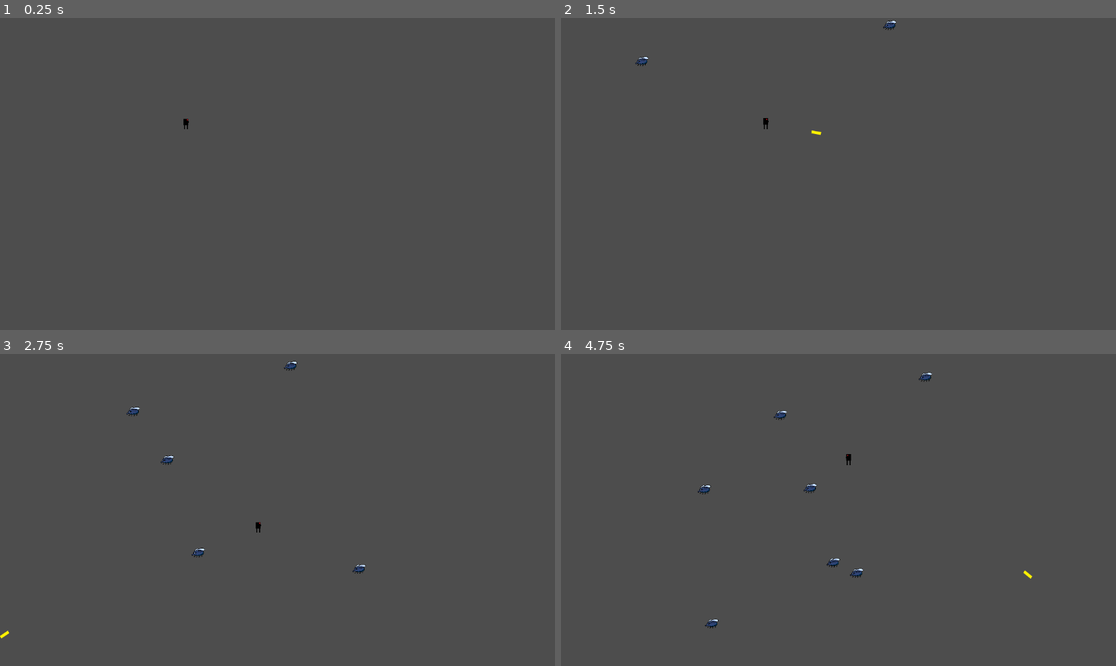
Above: before the commit, frames 1-4 (two rows, left to right).
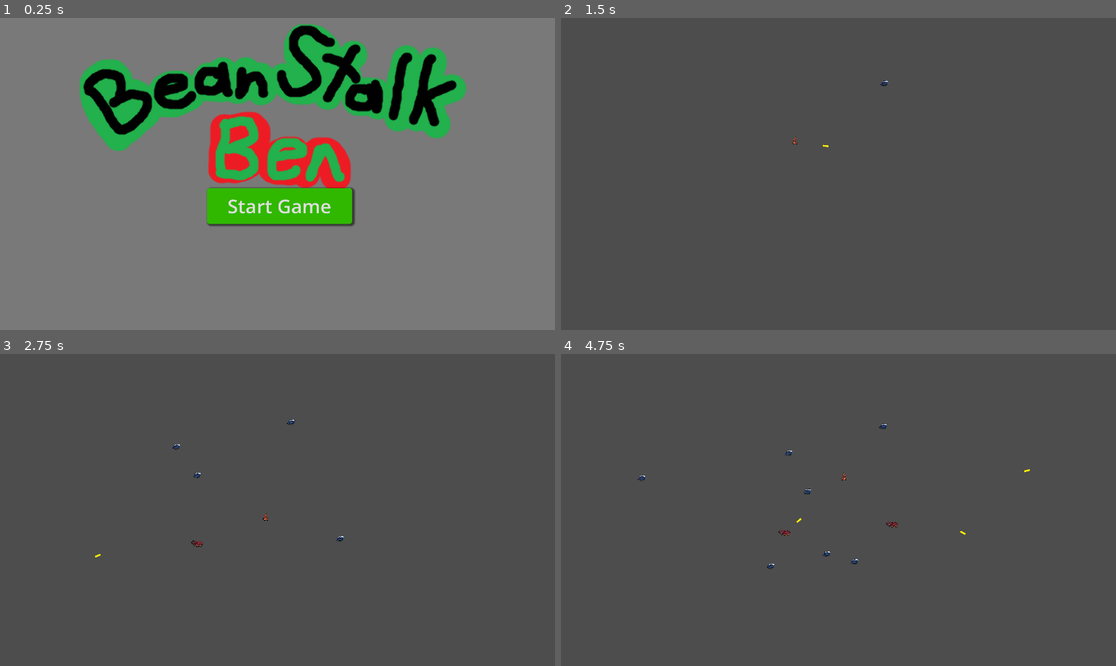
Above: after the commit, the same moments.

Repository: BIIGORANGE/bean-stalk-ben
Game: Godot game, scene res://Scenes/main_menu.tscn
Same seed, same stepped clock (60 frames per second), same inputs: the game is played once before the commit and once after it. Before the commit the project starts from res://Scenes/main.tscn.
Inputs (mouse positions are in pixels of both pictures, inside the frame that each line leads up to):
- Up to frame 1 (0.25 s): no input
- Up to frame 2 (1.5 s): click (838, 205) at 0.5 s, where only the run after the commit has a clickable "Start Game"; move the mouse to (960, 158) at 1.27 s; hold D (right) from 1.28 s (still down); click (960, 158) at 1.35 s
- Up to frame 3 (2.75 s): move the mouse to (166, 525) at 2.02 s; release D (right) at 2.03 s; hold Down (down) from 2.03 s (still down); click (166, 525) at 2.1 s
- Up to frame 4 (4.75 s): move the mouse to (894, 441) at 2.77 s; release Down (down) at 2.78 s; hold D (right) 2.78-3.53 s; click (894, 441) at 2.85 s; move the mouse to (810, 572) at 3.52 s; hold W (up) 3.53-4.28 s; click (810, 572) at 3.6 s; move the mouse to (1005, 556) at 4.27 s; hold A (left) from 4.28 s (still down); click (1005, 556) at 4.35 s

The runs differ from the first frame. In frame 1, 100% of the frame differs, in the area x 0-100%, y 0-100%; in frame 2, 0.2%; in frame 3, 0.4%; in frame 4, 0.6%.

Commit message:
beetles, enemy bullets, and main menu
-changed main scene screen to main_menu.tscn, which then plays main.tscn when the start is pressed.
-enemy bullet a modified copy of character bullet.
- beetle a copy of fly, but with a changed move() function (constantly moves to player position from current position.)
-changed kill_zone.gd to check for groups instead of player itself to fix pathing issues when new kill_zone.tscn's were instantiated in the scene
-changed player sprite to Bean Stalk Ben art.

Diff:
--- /dev/null
+++ b/hair-game/Scenes/bean_stalk.tscn
@@ -0,0 +1,22 @@
+[gd_scene format=3 uid="uid://b4ul1ksjbr35i"]
+
+[ext_resource type="Texture2D" uid="uid://cwqql8bnmw848" path="res://Assets/bean_stalk.png" id="1_mfbeu"]
+
+[sub_resource type="GDScript" id="GDScript_mfbeu"]
+script/source = "extends Sprite2D
+
+
+# Called when the node enters the scene tree for the first time.
+func _ready() -> void:
+	pass # Replace with function body.
+
+
+# Called every frame. 'delta' is the elapsed time since the previous frame.
+func _process(delta: float) -> void:
+	pass
+"
+
+[node name="BeanStalk" type="Sprite2D" unique_id=1516753122]
+scale = Vector2(0.15384614, 0.17708328)
+texture = ExtResource("1_mfbeu")
+script = SubResource("GDScript_mfbeu")
--- a/hair-game/Scenes/beetle.tscn
+++ b/hair-game/Scenes/beetle.tscn
@@ -1,5 +1,36 @@
-[gd_scene format=3 uid="uid://w7d5nmt5dip0"]
+[gd_scene format=3 uid="uid://d4jiaaggaeq80"]
 
-[node name="Beetle" type="CharacterBody2D" unique_id=1111817727]
+[ext_resource type="Script" uid="uid://b4ej6rhwbiyyd" path="res://Scripts/beetle.gd" id="1_yet8e"]
+[ext_resource type="Texture2D" uid="uid://igxmtyxch68f" path="res://Assets/beetle.png" id="2_yet8e"]
+[ext_resource type="PackedScene" uid="uid://cxm6nickop3uw" path="res://Scenes/kill_zone.tscn" id="3_58jf6"]
 
-[node name="Sprite2D" type="Sprite2D" parent="." unique_id=401277704]
+[sub_resource type="CircleShape2D" id="CircleShape2D_6cv6t"]
+radius = 4.4505944
+
+[node name="Beetle" type="CharacterBody2D" unique_id=1502015250 groups=["enemy"]]
+collision_mask = 3
+script = ExtResource("1_yet8e")
+
+[node name="Sprite2D" type="Sprite2D" parent="." unique_id=1392128246]
+scale = Vector2(0.20754713, 0.20754717)
+texture = ExtResource("2_yet8e")
+
+[node name="KillZone" parent="." unique_id=2060245069 instance=ExtResource("3_58jf6")]
+scale = Vector2(2.9096723, -1.565917)
+collision_mask = 3
+
+[node name="CollisionShape2D" type="CollisionShape2D" parent="KillZone" unique_id=510552353]
+position = Vector2(1.3747252, 0.63860345)
+scale = Vector2(1.2886921, 1)
+shape = SubResource("CircleShape2D_6cv6t")
+
+[node name="MoveTimer" type="Timer" parent="." unique_id=975876000]
+wait_time = 2.0
+
+[node name="DropTimer" type="Timer" parent="." unique_id=1132620306]
+
+[node name="ShootTimer" type="Timer" parent="." unique_id=1345873962]
+
+[connection signal="timeout" from="MoveTimer" to="." method="_on_timer_timeout"]
+[connection signal="timeout" from="MoveTimer" to="." method="_on_move_timer_timeout"]
+[connection signal="timeout" from="ShootTimer" to="." method="_on_shoot_timer_timeout"]
--- /dev/null
+++ b/hair-game/Scenes/enemy_bullet.tscn
@@ -0,0 +1,23 @@
+[gd_scene format=3 uid="uid://gcmhlqprigf"]
+
+[ext_resource type="Script" uid="uid://1ihfpx03jl74" path="res://Scripts/enemy_bullet.gd" id="1_b6yqb"]
+[ext_resource type="Texture2D" uid="uid://bjtipgb55uvfu" path="res://Assets/bullet.png" id="2_b6yqb"]
+[ext_resource type="PackedScene" uid="uid://cxm6nickop3uw" path="res://Scenes/kill_zone.tscn" id="3_b6yqb"]
+
+[sub_resource type="RectangleShape2D" id="RectangleShape2D_36hc0"]
+size = Vector2(20, 6)
+
+[node name="EnemyBullet" type="Area2D" unique_id=686064506]
+scale = Vector2(0.9936105, 1)
+script = ExtResource("1_b6yqb")
+
+[node name="Sprite2D" type="Sprite2D" parent="." unique_id=749093469]
+texture = ExtResource("2_b6yqb")
+
+[node name="KillZone" parent="." unique_id=2060245069 instance=ExtResource("3_b6yqb")]
+
+[node name="CollisionShape2D" type="CollisionShape2D" parent="KillZone" unique_id=1566635566]
+position = Vector2(0, -1)
+shape = SubResource("RectangleShape2D_36hc0")
+
+[connection signal="area_entered" from="." to="." method="_on_area_entered"]
--- a/hair-game/Scenes/fly.tscn
+++ b/hair-game/Scenes/fly.tscn
@@ -7,7 +7,7 @@
 [sub_resource type="CircleShape2D" id="CircleShape2D_6cv6t"]
 radius = 3.1622777
 
-[node name="Fly" type="CharacterBody2D" unique_id=1502015250]
+[node name="Fly" type="CharacterBody2D" unique_id=1502015250 groups=["enemy"]]
 collision_mask = 3
 script = ExtResource("1_3o03e")
 
--- a/hair-game/Scenes/main.tscn
+++ b/hair-game/Scenes/main.tscn
@@ -5,9 +5,11 @@
 
 [sub_resource type="WorldBoundaryShape2D" id="WorldBoundaryShape2D_jjgbg"]
 normal = Vector2(1, 0)
+distance = -382.0
 
 [sub_resource type="WorldBoundaryShape2D" id="WorldBoundaryShape2D_bo1nx"]
 normal = Vector2(-1, 0)
+distance = -215.00995
 
 [node name="Main" type="Node2D" unique_id=2106804261]
 position = Vector2(-150, -121)
@@ -21,6 +23,9 @@
 
 [node name="FlySpawnTimer" type="Timer" parent="GameManager" unique_id=1181786278]
 wait_time = 0.54
+
+[node name="BeetleSpawnTimer" type="Timer" parent="GameManager" unique_id=1364508864]
+wait_time = 2.072
 
 [node name="Camera2D" type="Camera2D" parent="." unique_id=2093786627]
 position = Vector2(191, 108)
@@ -38,7 +43,7 @@
 position = Vector2(332, -122)
 
 [node name="CollisionShape2D" type="CollisionShape2D" parent="Borders/RightBorder" unique_id=156981628]
-position = Vector2(284, 0)
+position = Vector2(454, 0)
 shape = SubResource("WorldBoundaryShape2D_bo1nx")
 
 [node name="TopBorder" type="StaticBody2D" parent="Borders" unique_id=753493147]
@@ -63,3 +68,4 @@
 
 [connection signal="timeout" from="GameManager/RestartTimer" to="GameManager" method="_on_timer_timeout"]
 [connection signal="timeout" from="GameManager/FlySpawnTimer" to="GameManager" method="_on_fly_spawn_timer_timeout"]
+[connection signal="timeout" from="GameManager/BeetleSpawnTimer" to="GameManager" method="_on_beetle_spawn_timer_timeout"]
--- /dev/null
+++ b/hair-game/Scenes/main_menu.gd
@@ -0,0 +1,15 @@
+extends Control
+
+
+# Called when the node enters the scene tree for the first time.
+func _ready() -> void:
+	pass # Replace with function body.
+
+
+# Called every frame. 'delta' is the elapsed time since the previous frame.
+func _process(delta: float) -> void:
+	pass
+
+
+func _on_button_pressed() -> void:
+	get_tree().change_scene_to_file("res://Scenes/main.tscn")
--- /dev/null
+++ b/hair-game/Scenes/main_menu.tscn
@@ -0,0 +1,78 @@
+[gd_scene format=3 uid="uid://drfghkb00ibv3"]
+
+[ext_resource type="Texture2D" uid="uid://mdqyjc8ucmgl" path="res://Assets/logo.png" id="1_28flt"]
+[ext_resource type="Script" uid="uid://o4n2rxcs5jak" path="res://Scenes/main_menu.gd" id="1_48xlc"]
+
+[sub_resource type="StyleBoxFlat" id="StyleBoxFlat_1ehe0"]
+bg_color = Color(0.6, 0.6, 0.6, 0.58431375)
+
+[sub_resource type="StyleBoxFlat" id="StyleBoxFlat_erv1k"]
+bg_color = Color(0.1898537, 0.72046924, 0, 1)
+corner_radius_top_left = 10
+corner_radius_top_right = 10
+corner_radius_bottom_right = 10
+corner_radius_bottom_left = 10
+corner_detail = 20
+shadow_color = Color(0, 0, 0, 0.5411765)
+shadow_size = 8
+shadow_offset = Vector2(5, 3)
+
+[sub_resource type="StyleBoxFlat" id="StyleBoxFlat_28flt"]
+bg_color = Color(0.14093566, 0.36982986, 0.12993114, 1)
+corner_radius_top_left = 10
+corner_radius_top_right = 10
+corner_radius_bottom_right = 10
+corner_radius_bottom_left = 10
+shadow_size = 5
+shadow_offset = Vector2(5, 3)
+
+[sub_resource type="StyleBoxFlat" id="StyleBoxFlat_48xlc"]
+bg_color = Color(0.34037527, 0.694679, 0.31568778, 1)
+corner_radius_top_left = 10
+corner_radius_top_right = 10
+corner_radius_bottom_right = 10
+corner_radius_bottom_left = 10
+
+[node name="MainMenu" type="Control" unique_id=1035536316]
+layout_mode = 3
+anchors_preset = 15
+anchor_right = 1.0
+anchor_bottom = 1.0
+grow_horizontal = 2
+grow_vertical = 2
+script = ExtResource("1_48xlc")
+
+[node name="Panel" type="Panel" parent="." unique_id=1609307730]
+layout_mode = 0
+offset_right = 1922.0
+offset_bottom = 1085.0
+theme_override_styles/panel = SubResource("StyleBoxFlat_1ehe0")
+
+[node name="TextureRect" type="TextureRect" parent="." unique_id=960884667]
+layout_mode = 0
+offset_left = 179.0
+offset_top = -47.0
+offset_right = 1860.4663
+offset_bottom = 760.0
+texture = ExtResource("1_28flt")
+
+[node name="Button" type="Button" parent="." unique_id=445876280]
+layout_mode = 1
+anchors_preset = 8
+anchor_left = 0.5
+anchor_top = 0.5
+anchor_right = 0.5
+anchor_bottom = 0.5
+offset_left = -244.0
+offset_top = 49.0
+offset_right = 258.20007
+offset_bottom = 173.0
+grow_horizontal = 2
+grow_vertical = 2
+theme_override_font_sizes/font_size = 66
+theme_override_styles/normal = SubResource("StyleBoxFlat_erv1k")
+theme_override_styles/pressed = SubResource("StyleBoxFlat_28flt")
+theme_override_styles/hover = SubResource("StyleBoxFlat_48xlc")
+text = "Start Game"
+
+[connection signal="pressed" from="Button" to="." method="_on_button_pressed"]
--- a/hair-game/Scenes/player.tscn
+++ b/hair-game/Scenes/player.tscn
@@ -1,66 +1,19 @@
 [gd_scene format=3 uid="uid://dnrespatkrum5"]
 
 [ext_resource type="Script" uid="uid://cwwqcnbwy6e2p" path="res://Scripts/player.gd" id="1_6t5aa"]
-[ext_resource type="Texture2D" uid="uid://cnixhoe7nu148" path="res://Assets/boogie_man_idle.png" id="1_cvnsp"]
-[ext_resource type="Texture2D" uid="uid://dk260kpnjpe1f" path="res://Assets/boogie_man_walk.png" id="1_v0iea"]
-[ext_resource type="Script" uid="uid://0uvqaskof0dd" path="res://Scripts/gun.gd" id="4_vgqql"]
-
-[sub_resource type="AtlasTexture" id="AtlasTexture_6t5aa"]
-atlas = ExtResource("1_cvnsp")
-region = Rect2(0, 0, 12, 23)
-
-[sub_resource type="AtlasTexture" id="AtlasTexture_vgqql"]
-atlas = ExtResource("1_cvnsp")
-region = Rect2(12, 0, 12, 23)
-
-[sub_resource type="AtlasTexture" id="AtlasTexture_bo1nx"]
-atlas = ExtResource("1_v0iea")
-region = Rect2(0, 0, 13, 23)
-
-[sub_resource type="AtlasTexture" id="AtlasTexture_8gbba"]
-atlas = ExtResource("1_v0iea")
-region = Rect2(13, 0, 13, 23)
-
-[sub_resource type="SpriteFrames" id="SpriteFrames_jjvhh"]
-animations = [{
-"frames": [{
-"duration": 1.0,
-"texture": SubResource("AtlasTexture_6t5aa")
-}, {
-"duration": 1.0,
-"texture": SubResource("AtlasTexture_vgqql")
-}],
-"loop": true,
-"name": &"idle",
-"speed": 2.5
-}, {
-"frames": [{
-"duration": 1.0,
-"texture": SubResource("AtlasTexture_bo1nx")
-}, {
-"duration": 1.0,
-"texture": SubResource("AtlasTexture_8gbba")
-}],
-"loop": true,
-"name": &"walk",
-"speed": 5.0
-}]
+[ext_resource type="Texture2D" uid="uid://chb8ipnc02u2a" path="res://Assets/bean.png" id="3_6t5aa"]
 
 [sub_resource type="RectangleShape2D" id="RectangleShape2D_kry3j"]
-size = Vector2(10, 15)
+size = Vector2(13, 18)
 
 [node name="Player" type="CharacterBody2D" unique_id=1167191834 groups=["player"]]
 script = ExtResource("1_6t5aa")
 
-[node name="AnimatedSprite2D" type="AnimatedSprite2D" parent="." unique_id=1611507406]
-position = Vector2(1, 4)
-sprite_frames = SubResource("SpriteFrames_jjvhh")
-animation = &"idle"
-autoplay = "idle"
-frame_progress = 0.77042884
-
 [node name="CollisionShape2D" type="CollisionShape2D" parent="." unique_id=679252106]
+position = Vector2(0, -4.25)
 shape = SubResource("RectangleShape2D_kry3j")
 
-[node name="gun" type="Node2D" parent="." unique_id=624833219]
-script = ExtResource("4_vgqql")
+[node name="Sprite2D" type="Sprite2D" parent="." unique_id=1039063892]
+position = Vector2(0, -7)
+scale = Vector2(0.13000001, 0.13000001)
+texture = ExtResource("3_6t5aa")
--- /dev/null
+++ b/hair-game/Scripts/beetle.gd
@@ -0,0 +1,62 @@
+extends CharacterBody2D
+
+const SPEED = 50
+var health = 2
+
+
+var player
+var beetle: CharacterBody2D = self
+var game_manager: Node
+
+@onready var move_timer: Timer = $MoveTimer
+@onready var drop_timer: Timer = $DropTimer
+@onready var shoot_timer: Timer = $ShootTimer
+
+
+@onready var health_pickup = preload("res://Scenes/health.tscn")
+var move_direction: Vector2 = Vector2(0,0)
+var enemy_bullet = preload("res://Scenes/enemy_bullet.tscn")
+
+
+
+#Runs once at game start
+func _ready() -> void:
+	randomize()
+	timers_start()
+
+func _on_shoot_timer_timeout() -> void:
+	var spawn_pos = self.global_position
+	var player_pos = player.global_position
+	var fire_direction = (player_pos - spawn_pos).normalized()
+	var instance = enemy_bullet.instantiate()
+	add_child(instance)
+	instance.global_position = spawn_pos
+	instance.velocity = fire_direction * instance.speed
+
+func timers_start():
+	if beetle: #characterbody exists
+		move_timer.start()
+		shoot_timer.start()
+
+func _on_move_timer_timeout() -> void:
+	move_timer.start()
+
+func move(delta):
+	#PICK A DIRECTION BASED ON VECTOR2 POINT
+	move_direction = global_position.direction_to(Vector2(player.global_position))
+	#MOVE TOWARDS POINT
+	velocity = move_direction * SPEED
+
+func die():
+	if game_manager:
+		game_manager.drop_health_pickup(global_position)
+	queue_free()
+
+func subtract_health():
+	health -= 1
+
+func _process(delta: float) -> void:
+	if health == 0:
+		die()
+	move(delta)
+	move_and_slide()
--- /dev/null
+++ b/hair-game/Scripts/enemy_bullet.gd
@@ -0,0 +1,16 @@
+extends Area2D
+
+var speed = 800
+var velocity = Vector2.ZERO
+@onready var health_pickup = "res://Scenes/health.tscn"
+
+func _process(delta: float) -> void:
+	rotation = velocity.angle()
+	position += velocity * delta
+
+func subtract_health():
+	if is_in_group("player"):
+		queue_free()
+
+func _on_area_entered(area: Area2D) -> void:
+	subtract_health()
--- a/hair-game/Scripts/fly.gd
+++ b/hair-game/Scripts/fly.gd
@@ -3,6 +3,7 @@
 const SPEED = 90
 var health = 1
 
+var player
 @onready var fly: CharacterBody2D = $"."
 @onready var move_timer: Timer = $MoveTimer
 @onready var drop_timer: Timer = $DropTimer
--- a/hair-game/Scripts/game_manager.gd
+++ b/hair-game/Scripts/game_manager.gd
@@ -1,10 +1,12 @@
 extends Node
 
+@onready var player: CharacterBody2D = %Player
+@onready var beetle_spawn_timer: Timer = $BeetleSpawnTimer
 @onready var restart_timer: Timer = $RestartTimer
 @onready var fly_spawn_timer: Timer = $FlySpawnTimer
 @onready var fly = preload("res://Scenes/fly.tscn")
-@onready var health_pickup = preload("uid://bitqp1o8xklk7")
-
+@onready var health_pickup = preload("res://Scenes/health.tscn")
+@onready var beetle = preload("res://Scenes/beetle.tscn")
 
 var r_numberx = randf_range(-550, 925)
 var r_numbery = randf_range(-320,300)
@@ -15,6 +17,7 @@
 
 func start_spawn():
 	fly_spawn_timer.start()
+	beetle_spawn_timer.start()
 
 func drop_health_pickup(pos: Vector2):
 	var instance = health_pickup.instantiate()
@@ -26,12 +29,18 @@
 	add_sibling(instance)
 	instance.position = Vector2(r_numberx,r_numbery)
 	instance.game_manager = self
-
+	instance.player = player
 
 func _on_fly_spawn_timer_timeout() -> void:
 	r_numberx = randf_range(-600, 500)
 	r_numbery = randf_range(-300,300)
 	random_spawn(fly)
+
+func _on_beetle_spawn_timer_timeout() -> void:
+	r_numberx = randf_range(-600, 500)
+	r_numbery = randf_range(-300,300)
+	random_spawn(beetle)
+
 
 func restart_game():
 	Engine.time_scale = 0.2
--- a/hair-game/Scripts/kill_zone.gd
+++ b/hair-game/Scripts/kill_zone.gd
@@ -1,10 +1,9 @@
 extends Area2D
 
-@onready var player: CharacterBody2D = $"../../Player"
 
 func _on_body_entered(body: Node2D) -> void:
-	if body == player:
-		player.subtract_health()
+	if body.is_in_group("player"):
+		body.subtract_health()
 
 func _on_area_entered(area: Area2D) -> void:
 	if area.is_in_group("player_bullet"):
--- a/hair-game/Scripts/player.gd
+++ b/hair-game/Scripts/player.gd
@@ -1,58 +1,57 @@
 extends CharacterBody2D
 @export var speed = 250
 @onready var game_manager: Node = %GameManager
-@onready var animated_sprite: AnimatedSprite2D = $AnimatedSprite2D
+@onready var sprite: Sprite2D = $Sprite2D
 @onready var collision_shape: CollisionShape2D = $CollisionShape2D
 @onready var bullet = preload("res://Scenes/character_bullet.tscn")
-@onready var gun: Node2D = $gun
-
+var stalk = preload("res://Scenes/bean_stalk.tscn")
 
 var health = 0
-
+var current_height = 18
 
 func change_height():
 	var height = health
 	collision_shape.scale.y =  height
-	collision_shape.position.y = ((height * 15)/2) * -1
+	collision_shape.position.y = ((height * current_height)/2) * -1
 
 func _ready() -> void:
 	health += 1
 	change_height()
-	pass
 
 func add_health():
 	health = health + 1
 	change_height()
 	print(health)
+	var stalk_instance = stalk.instantiate()
+	add_child(stalk_instance)
 
 func subtract_health():
 	health -= 1
+	var stalk_instance = stalk.instantiate()
 	print(health)
 	change_height()
+
+	remove_child(stalk_instance)
 	if health == 0:
 		#die
 		game_manager.restart_game()
+
 func shoot():
 	var instance = bullet.instantiate()
-
 	var mouse_pos = get_global_mouse_position()
-	var spawn_pos = gun.global_position
-
+	var spawn_pos = self.global_position
 	var direction = (mouse_pos - spawn_pos).normalized()
-	print(direction)
 	instance.global_position = spawn_pos
 	instance.velocity = direction * instance.speed
-
-
 	get_tree().current_scene.get_parent().add_child(instance)
 
 func get_input():
 	var input_direction = Input.get_vector("left", "right", "up", "down")
 	velocity = input_direction * speed
 	if Input.is_action_just_pressed("right"):
-		animated_sprite.flip_h = false
+		sprite.flip_h = false
 	elif Input.is_action_just_pressed("left"):
-		animated_sprite.flip_h = true
+		sprite.flip_h = true
 	if Input.is_action_just_pressed("shoot"):
 		shoot()
 
--- a/hair-game/project.godot
+++ b/hair-game/project.godot
@@ -11,9 +11,14 @@
 [application]
 
 config/name="hair_game"
-run/main_scene="res://Scenes/main.tscn"
+run/main_scene="uid://drfghkb00ibv3"
 config/features=PackedStringArray("4.6", "Forward Plus")
 config/icon="res://icon.svg"
+
+[display]
+
+window/size/viewport_width=1920
+window/size/viewport_height=1080
 
 [input]
 
Binary file added: hair-game/Assets/bean.png
Not shown, added: hair-game/Assets/bean.png.import
Binary file added: hair-game/Assets/bean_stalk.png
Not shown, added: hair-game/Assets/bean_stalk.png.import
Binary file added: hair-game/Assets/bean_stalk_top.png
Not shown, added: hair-game/Assets/bean_stalk_top.png.import
Binary file added: hair-game/Assets/logo.png
Not shown, added: hair-game/Assets/logo.png.import
Not shown: 1 places in hair-game/Scenes/fly.tscn that only renumber resources
Not shown, added: hair-game/Scenes/main_menu.gd.uid
Not shown, added: hair-game/Scripts/beetle.gd.uid
Not shown, added: hair-game/Scripts/enemy_bullet.gd.uid
(and 2 more such lines)
